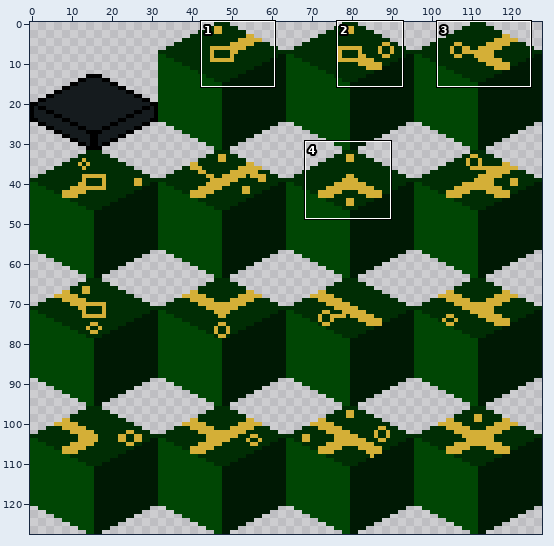
Sprite sheet -- assets/atlas/atlas_maze_walls_isometric.png. The picture above shows the old version from afar; the outline marks the close-up.
Close-up. As it was:
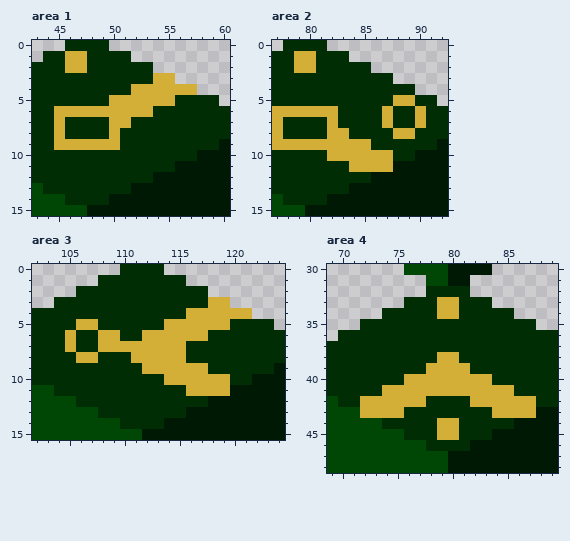
The file is 128x128 pixels. Shown: area 1: x 43..60, y 0..15; area 2: x 77..92, y 0..15; area 3: x 102..124, y 0..15; area 4: x 69..89, y 30..48. The commit also changed other parts of the picture, which this record leaves out.
Now the later version:
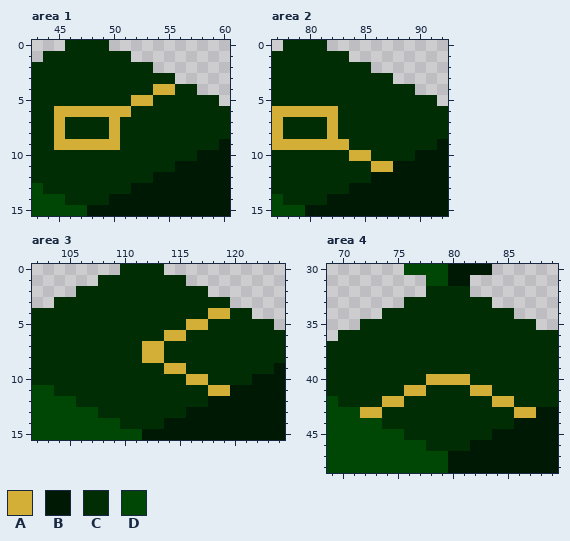
Palette (. is transparent): A #d4af37  B #001904  C #002d04  D #004604
What changed:
Area 1:
Colour C replaces colour A in rows 1 to 2 at x 46 to 47; in row 3 at x 54 to 55; in row 4 at x 52 to 53 and 56 to 57; in row 5 at x 50 to 51 and 54 to 55; in row 6 at x 52 to 53; in row 7 at x 51.
Area 2:
Colour C replaces colour A in rows 1 to 2 at x 79 to 80; in row 5 at x 88 to 89; in rows 6 to 7 at x 87 and 90; in row 8 at x 83 and 88 to 89; in row 9 at x 84 to 85; in row 10 at x 82 to 83 and 86 to 87.
Colour C replaces colour A in row 11 at x 84 to 85.
Area 3:
Colour C replaces colour A in row 3 at x 118 to 119; in row 4 at x 116 to 117 and 120 to 121; in row 5 at x 106 to 107, 114 to 115 and 118 to 119; in row 6 at x 105, 108 to 109, 112 to 113 and 116 to 117; in row 7 at x 105, 108 to 111 and 114 to 115; in row 8 at x 106 to 107, 111 and 114 to 115.
Colour C replaces colour A in row 9 at x 112 to 113 and 116 to 117; in row 10 at x 114 to 115 and 118 to 119; in row 11 at x 116 to 117.
Area 4:
Colour C replaces colour A in rows 33 to 34 at x 79 to 80; in row 38 at x 79 to 80; in row 39 at x 78 to 81; in row 40 at x 76 to 77 and 82 to 83; in row 41 at x 74 to 75, 78 to 81 and 84 to 85; in row 42 at x 72 to 73, 76 to 77, 82 to 83 and 86 to 87.
Colour C replaces colour A in row 43 at x 74 to 75 and 84 to 85; in rows 44 to 45 at x 79 to 80.
Pixel boxes of the changes (left, top, right, bottom) in both close-ups:
changed: (65, 51, 197, 128)
changed: (294, 51, 316, 73)
changed: (327, 95, 426, 172)
changed: (65, 297, 252, 396)
changed: (360, 297, 536, 440)
